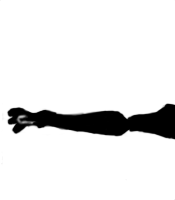
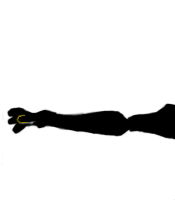
Before/after of a (175, 200) layered artwork. What changed in the layer stack:
renamed "Calque 6" to "Calque 7", painted on it over [15, 114, 32, 124]
